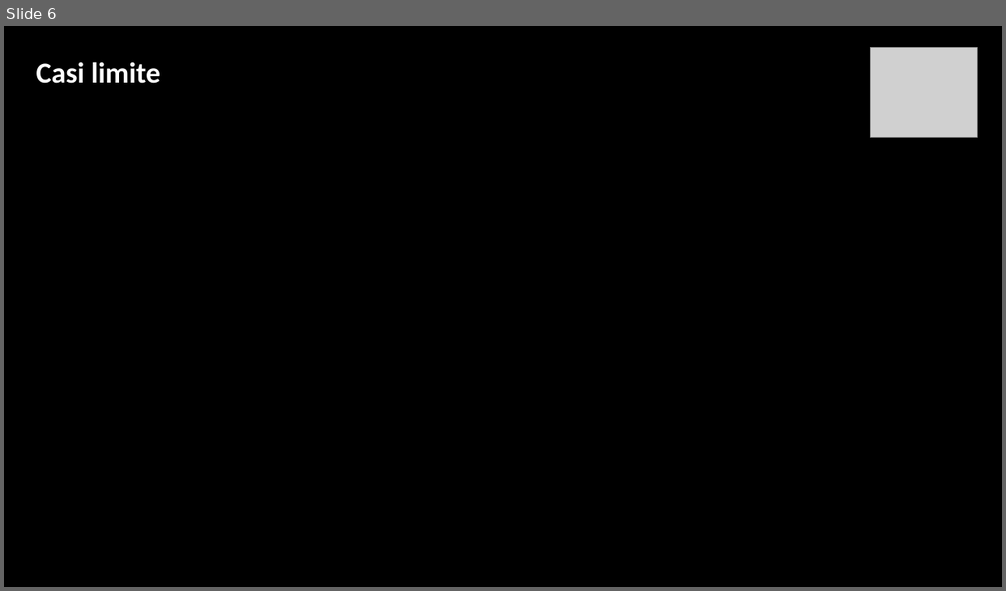
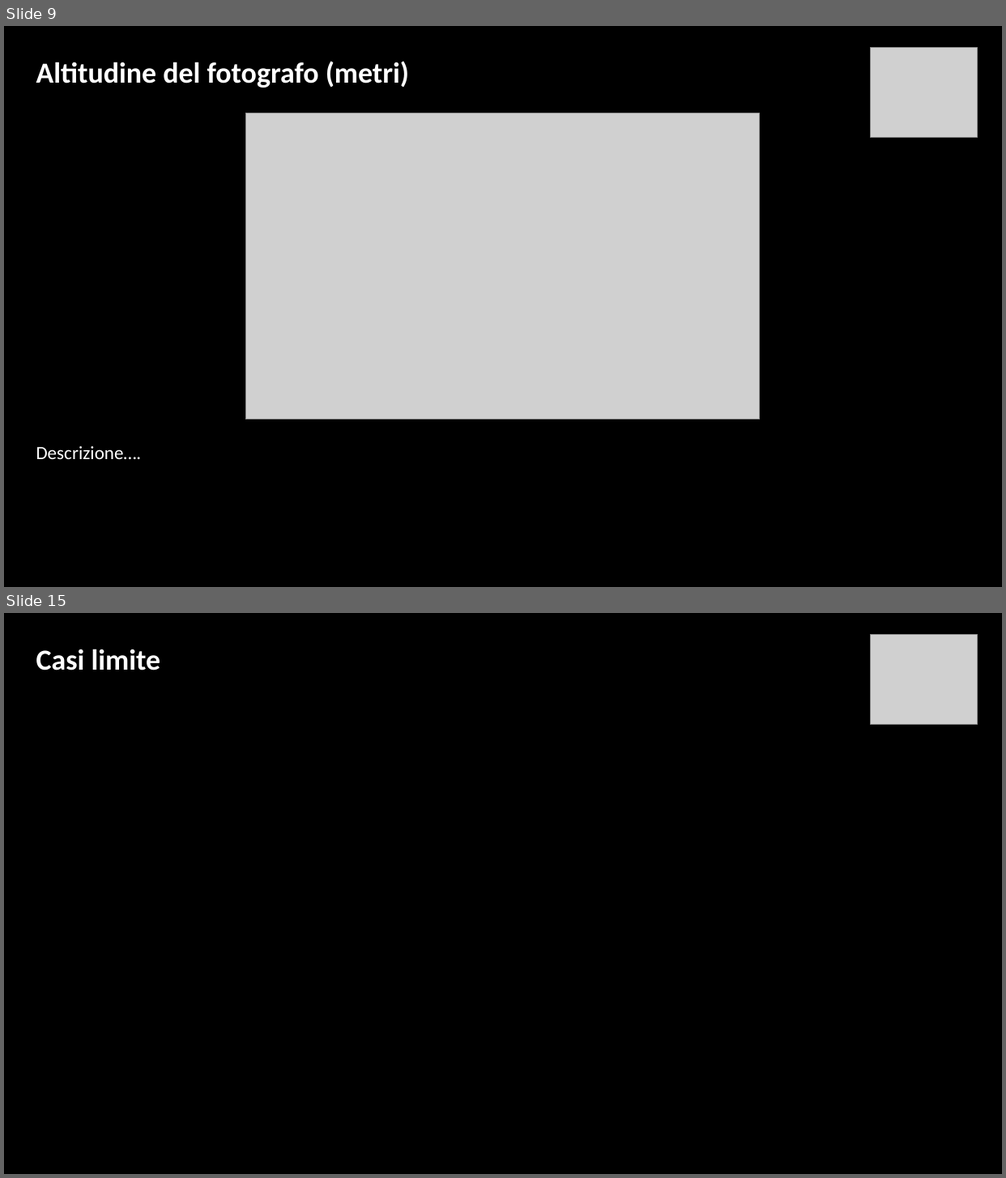
Before and after one commit to Ignazio-Emanuele-Picciche/AstrofotografiaModellistica, a slide deck: AstrofotografiaProgetto.pptx. Shown one above the other, each under a label of ours: slide 6 before the commit, slides 9 and 15 after it; the slides between them are not shown. The pictures are 1006x591 and 1006x1178 pixels, drawn with LibreOffice and Linux fonts; fonts in the diff are those of the drawing; grey boxes stand for pictures; background and template pictures are left out. Boxes give left, top, right and bottom in pixels: in the first picture for what was removed or moved away, otherwise in the second. Text is boxed around its words. In the diff, an @@ line names an element or a change of style, - is before the commit and + after.

```diff
--- a/AstrofotografiaProgetto.pptx
+++ b/AstrofotografiaProgetto.pptx
@@ slide 9 added at <box>4,26,1002,587</box>, background picture (left out) @@
@@ picture added at <box>871,48,978,138</box> @@
@@ text added at <box>36,61,409,88</box>, 28 pt, text #FFFFFF, bold @@
+Altitudine del fotografo (metri)
@@ picture added at <box>246,113,760,420</box> @@
@@ text added at <box>36,446,142,459</box>, 18 pt, text #FFFFFF @@
+Descrizione….
@@ what was slide 6 is now slide 15 @@
```
Also in this commit, not shown: 5 slides changed, 8 other slides added, 5 other files.
